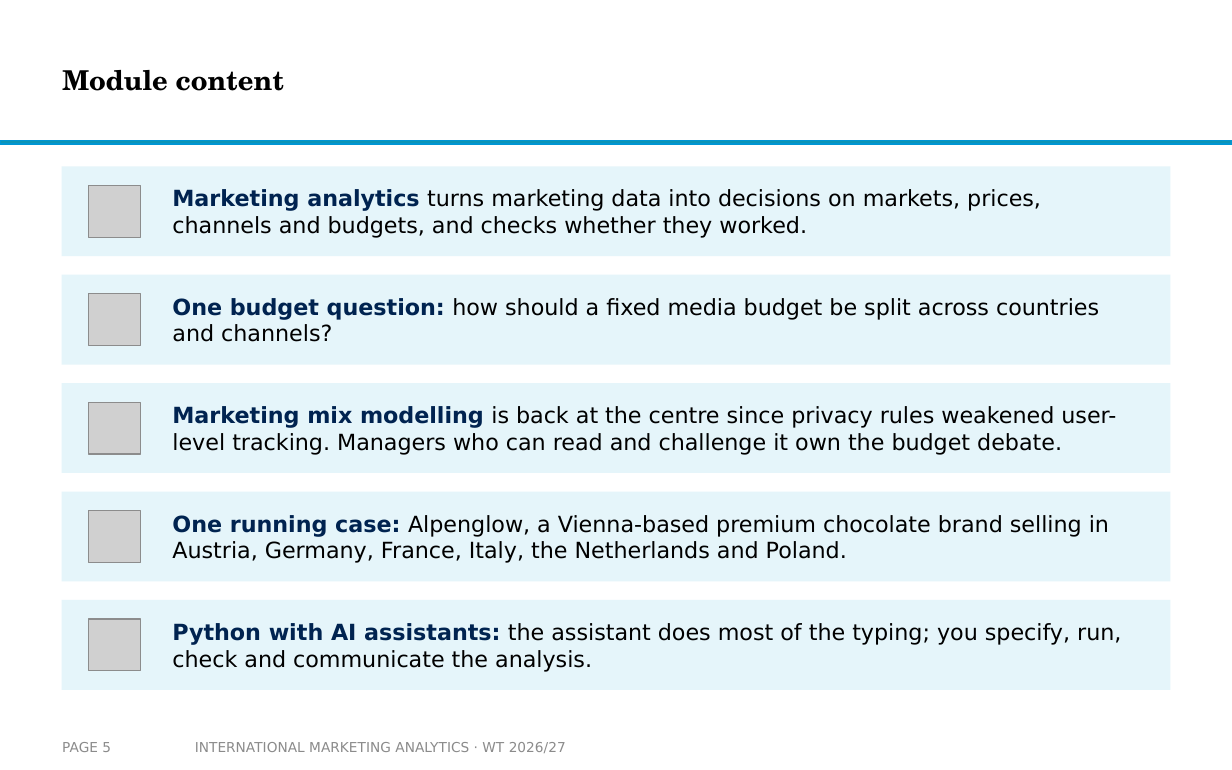
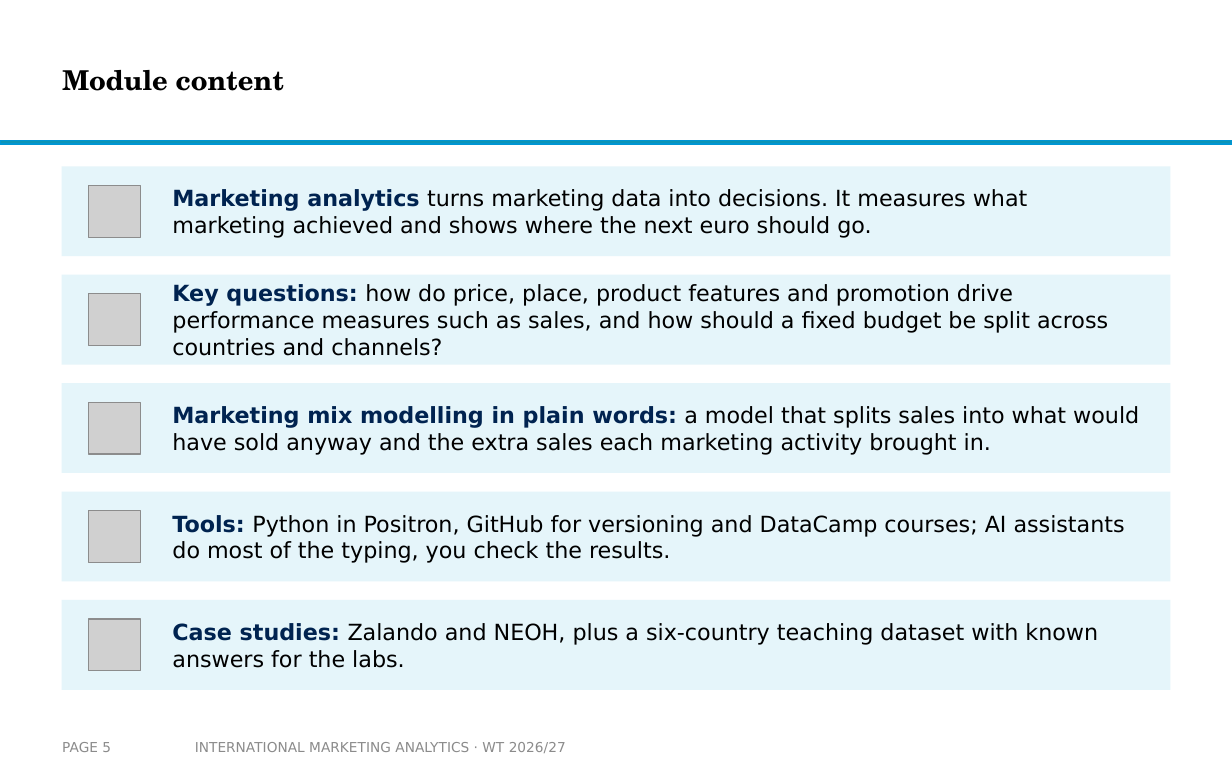
Before and after one commit to arnefloh-wu/International-Marketing-Analytics, a slide deck: slide 5 of slides/00a_course-content-and-style_WT26-27.pptx. Drawn at 1232x770 pixels with LibreOffice and Linux fonts; fonts in the diff are those of the drawing; grey boxes stand for pictures; background and template pictures are left out. Boxes give left, top, right and bottom in pixels: in the first picture for what was removed or moved away, otherwise in the second. Text is boxed around its words. In the diff, an @@ line names an element or a change of style, - is before the commit and + after.

```diff
--- a/slides/00a_course-content-and-style_WT26-27.pptx
+++ b/slides/00a_course-content-and-style_WT26-27.pptx
@@ text at bbox=[172, 189, 1028, 238]: text changed @@
-Marketing analytics turns marketing data into decisions on markets, prices, channels and budgets, and checks whether they worked.
+Marketing analytics turns marketing data into decisions. It measures what marketing achieved and shows where the next euro should go.
@@ text at bbox=[172, 284, 1108, 356]: text changed @@
-One budget question: how should a fixed media budget be split across countries and channels?
+Key questions: how do price, place, product features and promotion drive performance measures such as sales, and how should a fixed budget be split across countries and channels?
@@ text at bbox=[172, 406, 1139, 455]: text changed @@
-Marketing mix modelling is back at the centre since privacy rules weakened user-level tracking. Managers who can read and challenge it own the budget debate.
+Marketing mix modelling in plain words: a model that splits sales into what would have sold anyway and the extra sales each marketing activity brought in.
@@ text at bbox=[172, 515, 1125, 563]: text changed @@
-One running case: Alpenglow, a Vienna-based premium chocolate brand selling in Austria, Germany, France, Italy, the Netherlands and Poland.
+Tools: Python in Positron, GitHub for versioning and DataCamp courses; AI assistants do most of the typing, you check the results.
@@ text at bbox=[172, 623, 1098, 668]: text changed @@
-Python with AI assistants: the assistant does most of the typing; you specify, run, check and communicate the analysis.
+Case studies: Zalando and NEOH, plus a six-country teaching dataset with known answers for the labs.
```
Also in this commit, not shown: 6 other slides changed, 2 slides added, 5 slides removed, 23 other files.
